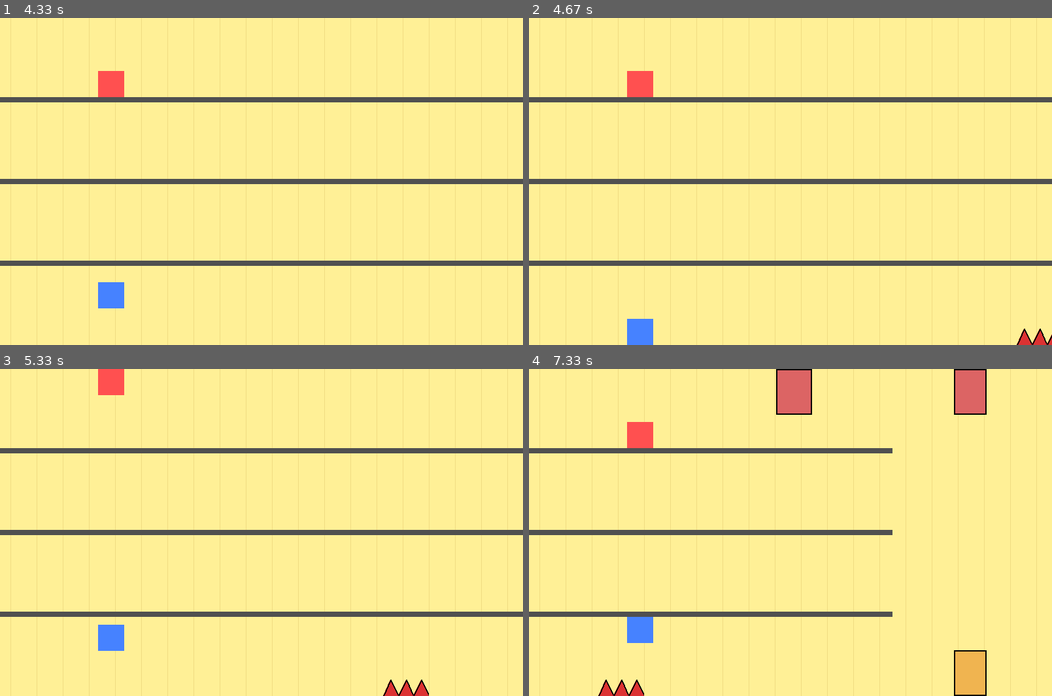
Above: before the commit, frames 1-4 (two rows, left to right).
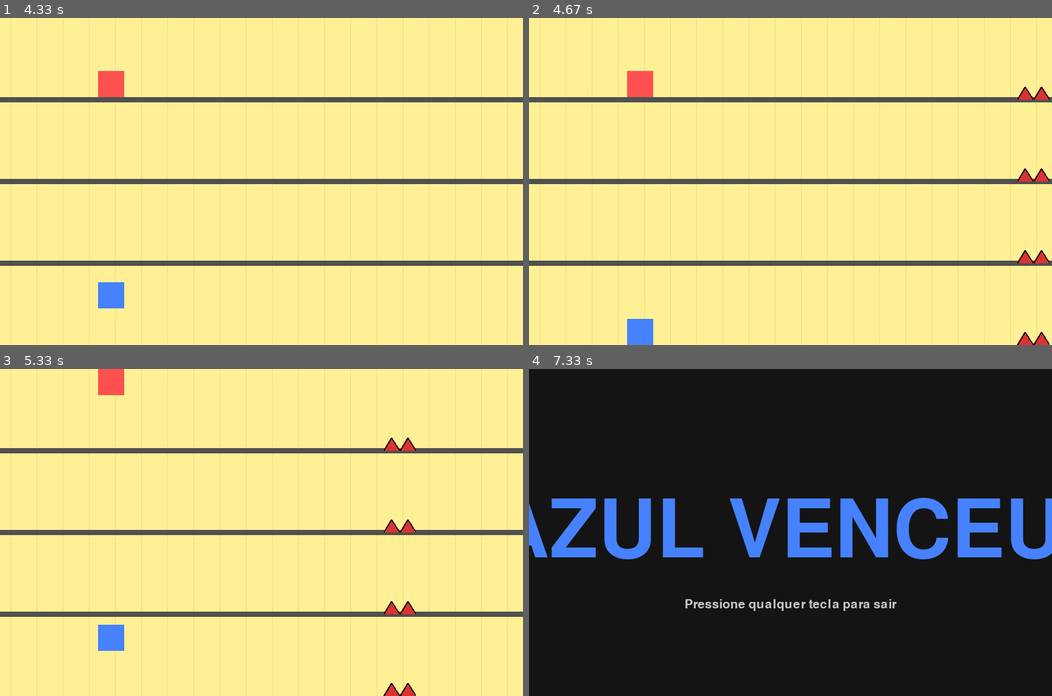
Above: after the commit, the same moments.

Repository: leomarsolla/pygameleomarcondes
Game: pygame game, started from jogo.py
The game is run twice, just before and just after one commit, with the same random seed, the same clock (stepped at 60 frames per second) and the same inputs.
Inputs (mouse positions are in pixels of both pictures, inside the frame that each line leads up to):
- Up to frame 1 (4.33 s): click (261, 181) at 0.38 s; tap W at 0.67, 1.07, 1.37, 1.57, 1.9, 2.2, 2.4, 2.7, 3.3, 3.6, 3.73, 4.13 s; tap Space at 1.98, 3.38 s
- Up to frame 2 (4.67 s): tap W at 4.43 s
- Up to frame 3 (5.33 s): tap W at 4.8, 5.2 s; tap Space at 4.88 s
- Up to frame 4 (7.33 s): tap W at 5.5, 5.7, 6, 6.2, 6.53, 6.83 s; tap Space at 6.28 s

Frame 1 is identical in both runs. In frame 2, 0.5% of the frame differs, in the area x 93-100%, y 21-100%; in frame 3, 0.6%; in frame 4, 100%, in the area x 0-100%, y 0-100%.

Commit message:
v21 - obstaculos nas raias + colisao com blocos arrumado + sem mais obstaculos dps da linha de chegada

Diff:
--- a/jogo.py
+++ b/jogo.py
@@ -29,6 +29,11 @@
 NUM_LANES_VISUAL = 4
 TEMPO_ATE_FINISH = 30000
 LANE_LINES_LENGTH = 1500
+
+LANE_HEIGHT = HEIGHT // NUM_LANES_VISUAL
+LANE_TOPS = [i * LANE_HEIGHT for i in range(NUM_LANES_VISUAL)]
+LANE_BOTTOMS = [(i + 1) * LANE_HEIGHT for i in range(NUM_LANES_VISUAL)]
+
 
 class Player(pygame.sprite.Sprite):
     def __init__(self, player_id, color, flip_key, lane_top, lane_bottom):
@@ -41,6 +46,8 @@
         self.rect = self.image.get_rect()
         self.rect.x = 150
         self.rect.bottom = lane_bottom
+        self.prev_x = self.rect.x
+        self.prev_y = self.rect.y
         self.vel_y = 0
         self.gravity_dir = 1
         self.on_ground = True
@@ -54,6 +61,9 @@
             self.on_ground = False
 
     def update(self, other_players, blocks_group, spikes_group, scrolling):
+        self.prev_x = self.rect.x
+        self.prev_y = self.rect.y
+
         self.vel_y += 1.2 * self.gravity_dir
         self.rect.y += self.vel_y
         landed = False
@@ -83,20 +93,29 @@
             overlap_right = block.rect.right - self.rect.left
             overlap_top = self.rect.bottom - block.rect.top
             overlap_bottom = block.rect.bottom - self.rect.top
-            min_overlap = min(overlap_left, overlap_right, overlap_top, overlap_bottom)
-
-            if min_overlap == overlap_top:
+
+            if self.vel_y > 0 and self.prev_y + self.rect.height <= block.rect.top + abs(self.vel_y):
                 self.rect.bottom = block.rect.top
                 self.vel_y = 0
                 landed = True
-            elif min_overlap == overlap_bottom:
+            elif self.vel_y < 0 and self.prev_y >= block.rect.bottom - abs(self.vel_y):
                 self.rect.top = block.rect.bottom
                 self.vel_y = 0
                 landed = True
-            elif min_overlap == overlap_left:
-                self.rect.right = block.rect.left
-            elif min_overlap == overlap_right:
-                self.rect.left = block.rect.right
+            else:
+                min_overlap = min(overlap_left, overlap_right, overlap_top, overlap_bottom)
+                if min_overlap == overlap_top:
+                    self.rect.bottom = block.rect.top
+                    self.vel_y = 0
+                    landed = True
+                elif min_overlap == overlap_bottom:
+                    self.rect.top = block.rect.bottom
+                    self.vel_y = 0
+                    landed = True
+                elif min_overlap == overlap_left:
+                    self.rect.right = block.rect.left
+                elif min_overlap == overlap_right:
+                    self.rect.left = block.rect.right
 
         for spike in pygame.sprite.spritecollide(self, spikes_group, False):
             self.alive = False
@@ -257,7 +276,49 @@
     return obs, start_x + 530
 
 
-CHUNKS = [
+SPIKE_H = 20
+
+def chunk_inicial_todas_chao(start_x):
+    obs = []
+    for f in range(NUM_LANES_VISUAL):
+        y_spike = LANE_BOTTOMS[f] - SPIKE_H
+        obs.append(('spike', start_x, y_spike, 50, SPIKE_H, 'up'))
+    return obs, start_x + 350
+
+def chunk_inicial_todas_teto(start_x):
+    obs = []
+    for f in range(NUM_LANES_VISUAL):
+        y_spike = LANE_TOPS[f]
+        obs.append(('spike', start_x, y_spike, 50, SPIKE_H, 'down'))
+    return obs, start_x + 350
+
+def chunk_inicial_alternado(start_x):
+    obs = []
+    for f in range(NUM_LANES_VISUAL):
+        if f % 2 == 0:
+            y_spike = LANE_BOTTOMS[f] - SPIKE_H
+            obs.append(('spike', start_x, y_spike, 50, SPIKE_H, 'up'))
+        else:
+            y_spike = LANE_TOPS[f]
+            obs.append(('spike', start_x, y_spike, 50, SPIKE_H, 'down'))
+    return obs, start_x + 350
+
+def chunk_inicial_zigzag_chao(start_x):
+    obs = []
+    for f in range(NUM_LANES_VISUAL):
+        y_spike = LANE_BOTTOMS[f] - SPIKE_H
+        obs.append(('spike', start_x + f * 120, y_spike, 50, SPIKE_H, 'up'))
+    return obs, start_x + 560
+
+def chunk_inicial_zigzag_teto(start_x):
+    obs = []
+    for f in range(NUM_LANES_VISUAL):
+        y_spike = LANE_TOPS[f]
+        obs.append(('spike', start_x + f * 120, y_spike, 50, SPIKE_H, 'down'))
+    return obs, start_x + 560
+
+
+CHUNKS_NORMAIS = [
     chunk_spike_chao,
     chunk_spike_teto,
     chunk_bloco_chao,
@@ -269,6 +330,14 @@
     chunk_vazio,
     chunk_corredor_curto,
     chunk_tres_spikes,
+]
+
+CHUNKS_INICIAIS = [
+    chunk_inicial_todas_chao,
+    chunk_inicial_todas_teto,
+    chunk_inicial_alternado,
+    chunk_inicial_zigzag_chao,
+    chunk_inicial_zigzag_teto,
 ]
 
 
@@ -346,8 +415,9 @@
         pygame.display.update()
 
 
-def spawnar_chunk(prox_x, blocks, spikes, all_sprites):
-    chunk_func = random.choice(CHUNKS)
+def spawnar_chunk(prox_x, blocks, spikes, all_sprites, usar_iniciais=False):
+    pool = CHUNKS_INICIAIS if usar_iniciais else CHUNKS_NORMAIS
+    chunk_func = random.choice(pool)
     obs_list, novo_x = chunk_func(prox_x)
     for o in obs_list:
         if o[0] == 'block':
@@ -369,8 +439,6 @@
 all_sprites = pygame.sprite.Group()
 players = pygame.sprite.Group()
 
-visual_lane_height = HEIGHT // NUM_LANES_VISUAL
-
 posicoes_por_qnt = {
     1: [1],
     2: [0, 3],
@@ -380,8 +448,8 @@
 faixas_escolhidas = posicoes_por_qnt[num_players]
 
 for i, faixa in enumerate(faixas_escolhidas):
-    lane_top = faixa * visual_lane_height
-    lane_bottom = (faixa + 1) * visual_lane_height
+    lane_top = LANE_TOPS[faixa]
+    lane_bottom = LANE_BOTTOMS[faixa]
     p = Player(i + 1, PLAYER_COLORS[i], PLAYER_KEYS[i], lane_top, lane_bottom)
     all_sprites.add(p)
     players.add(p)
@@ -400,7 +468,7 @@
 
 plataformas_iniciais = pygame.sprite.Group()
 for i in range(1, NUM_LANES_VISUAL):
-    y = i * visual_lane_height
+    y = i * LANE_HEIGHT
     plat = PlataformaInicial(y, LANE_LINES_LENGTH)
     plataformas_iniciais.add(plat)
     blocks.add(plat)
@@ -447,6 +515,13 @@
             fl = FinishLine(WIDTH + 100)
             finish_group.add(fl)
 
+            for b in list(blocks):
+                if not isinstance(b, PlataformaInicial) and b.rect.left > WIDTH:
+                    b.kill()
+            for s in list(spikes):
+                if s.rect.left > WIDTH:
+                    s.kill()
+
         for player in players:
             for fl in finish_group:
                 if player.rect.colliderect(fl.rect):
@@ -464,9 +539,16 @@
 
     if scrolling:
         bg_offset = (bg_offset + SCROLL_SPEED) % 40
-        prox_chunk_x -= SCROLL_SPEED
-        if prox_chunk_x <= WIDTH and not finish_spawned:
-            prox_chunk_x = spawnar_chunk(WIDTH + 50, blocks, spikes, all_sprites)
+        if not finish_spawned:
+            prox_chunk_x -= SCROLL_SPEED
+            if prox_chunk_x <= WIDTH:
+                plataforma_ainda_visivel = False
+                for plat in plataformas_iniciais:
+                    if plat.rect.right > WIDTH:
+                        plataforma_ainda_visivel = True
+                        break
+                usar_iniciais = plataforma_ainda_visivel
+                prox_chunk_x = spawnar_chunk(WIDTH + 50, blocks, spikes, all_sprites, usar_iniciais)
 
     window.fill((255, 240, 150))
     for x in range(-40, WIDTH + 40, 40):
